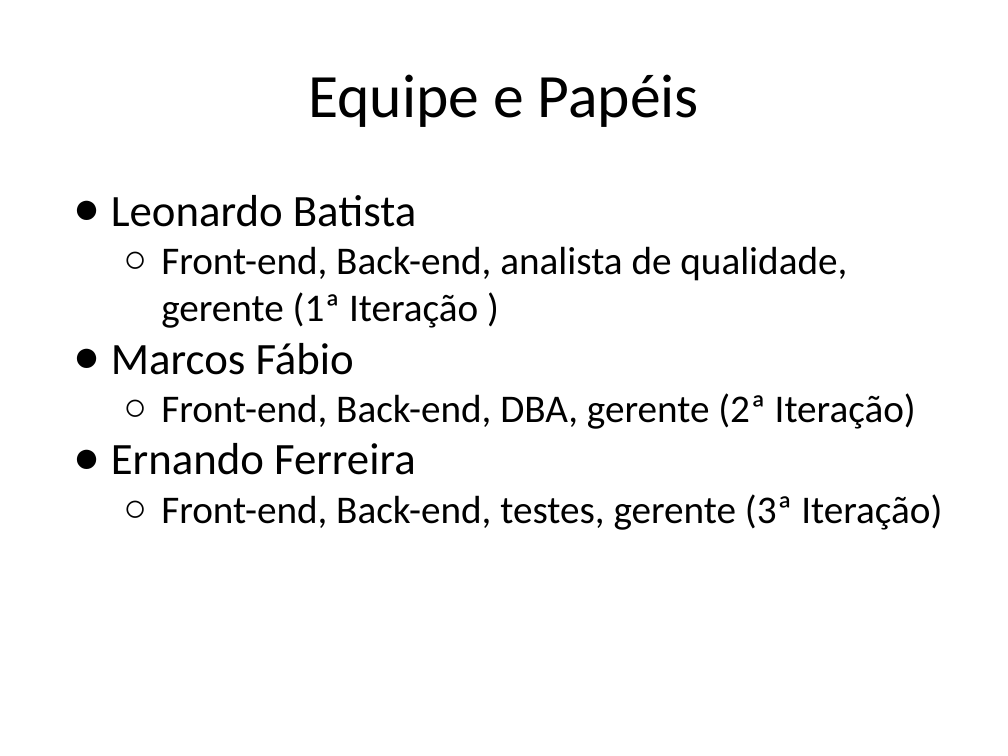
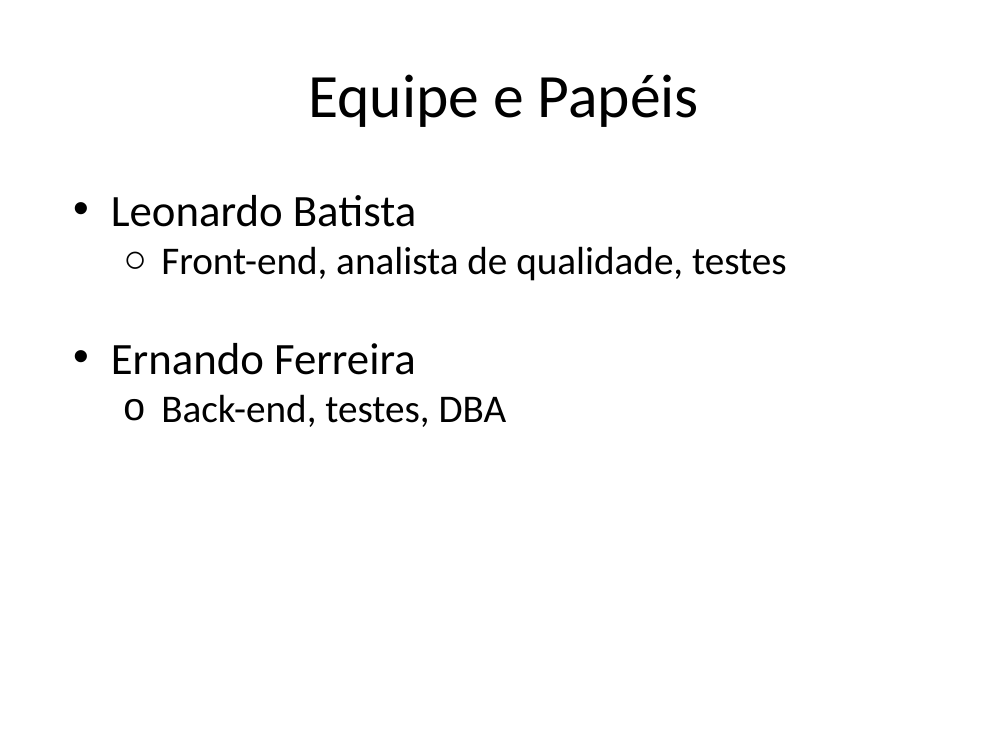
Before and after one commit to dentalhelper/dental-helper-docs, a slide deck: slide 4 of Iniciação/01_Plano_de_Projeto2.pptx. Drawn at 1008x756 pixels with LibreOffice and Linux fonts; fonts in the diff are those of the drawing. Boxes give left, top, right and bottom in pixels: in the first picture for what was removed or moved away, otherwise in the second. Text is boxed around its words. In the diff, an @@ line names an element or a change of style, - is before the commit and + after.

Commit message:
Adiciona resultados da iteração 5

```diff
--- a/Iniciação/01_Plano_de_Projeto2.pptx
+++ b/Iniciação/01_Plano_de_Projeto2.pptx
@@ text at <box>111,195,416,375</box>: bullet ● to • @@
@@ text at <box>161,246,787,281</box>: text changed @@
-  ○ Front-end, Back-end, analista de qualidade, gerente (1ª Iteração )
-● Marcos Fábio
-  ○ Front-end, Back-end, DBA, gerente (2ª Iteração)
+  ○ Front-end, analista de qualidade, testes
@@ text at <box>161,394,507,427</box>: text changed @@
-  ○ Front-end, Back-end, testes, gerente (3ª Iteração)
+  o Back-end, testes, DBA
```
Also in this commit, not shown: 2 other files.
